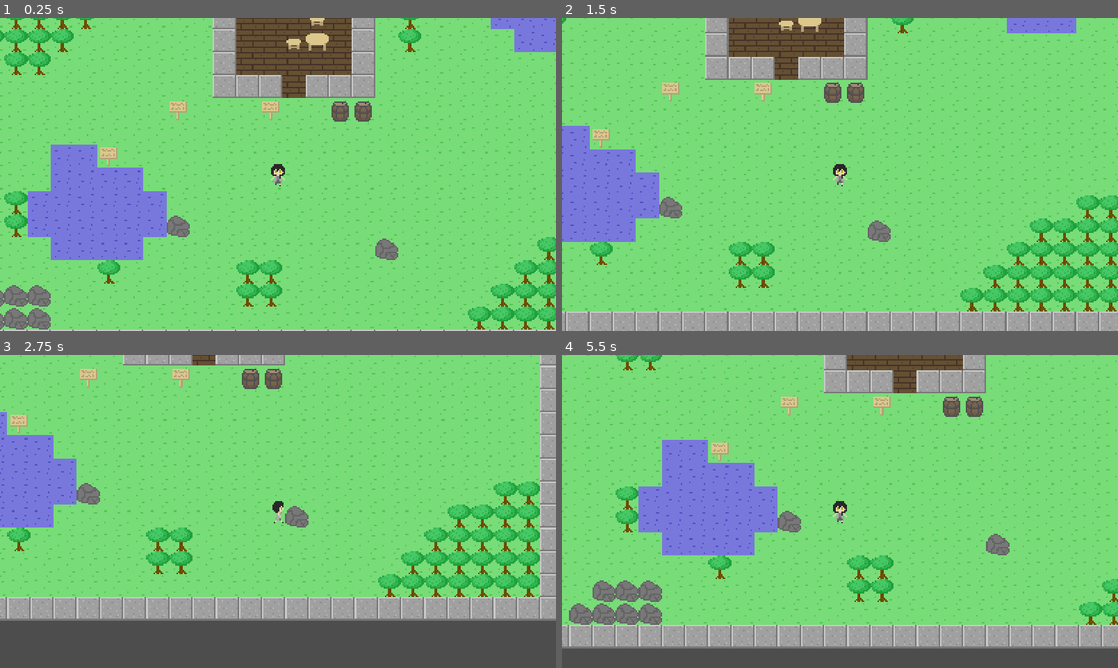
Above: before the commit, frames 1-4 (two rows, left to right).
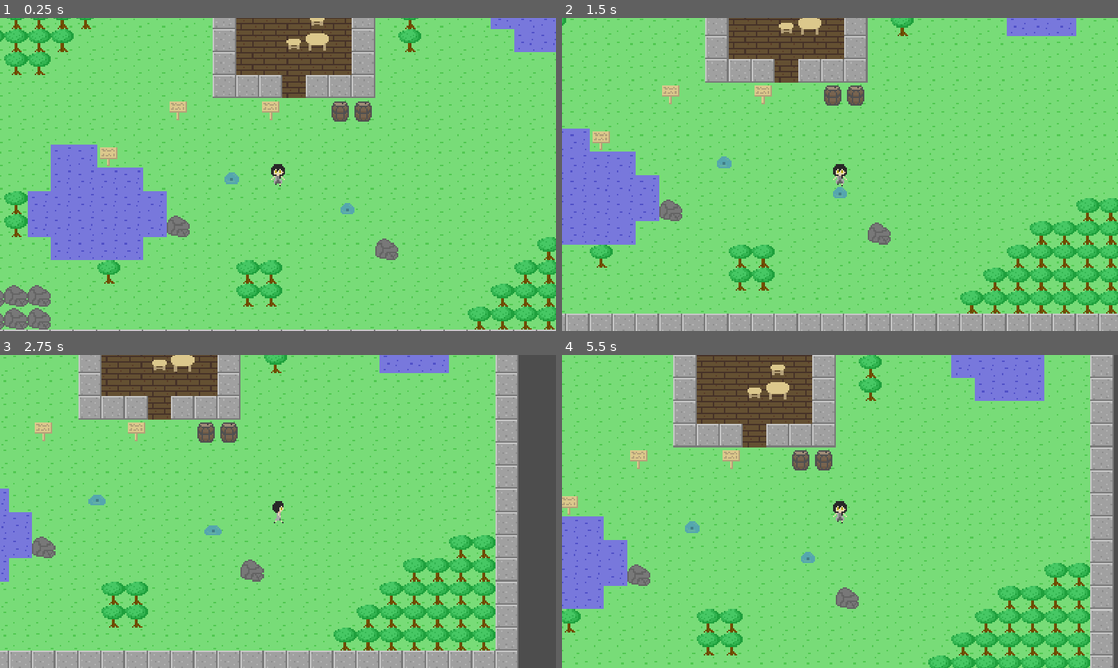
Above: after the commit, the same moments.

Repository: ktmage/test_game
Game: Godot game, scene res://main.tscn
The game is run twice, just before and just after one commit, with the same random seed, the same clock (stepped at 60 frames per second) and the same inputs.
Inputs:
- Up to frame 1 (0.25 s): no input
- Up to frame 2 (1.5 s): tap Enter at 0.5 s; hold Right (ui_right) 0.53-1.28 s; hold F (interact) 0.53-1.28 s; hold Down (ui_down) from 1.28 s (still down); tap F (interact) at 1.35 s
- Up to frame 3 (2.75 s): release Down (ui_down) at 2.03 s; hold Right (ui_right) from 2.03 s (still down); hold F (interact) from 2.03 s (still down)
- Up to frame 4 (5.5 s): release Right (ui_right) at 2.78 s; release F (interact) at 2.78 s; hold Up (ui_up) 2.78-3.53 s; tap F (interact) at 2.85, 4.35 s; hold F (interact) 3.53-4.28 s; hold Left (ui_left) 3.53-5.03 s; hold Down (ui_down) from 5.03 s (still down); hold F (interact) from 5.03 s (still down)

The runs differ from the first frame. In frame 1, 0.2% of the frame differs, in the area x 40-64%, y 49-63%; in frame 2, 13%; in frame 3, 50%; in frame 4, 51%, in the area x 0-100%, y 0-100%.

Commit message:
[update] : スライムをつくった
スライムです

Diff:
--- /dev/null
+++ b/entity/enemy/slime/slime.gd
@@ -0,0 +1,10 @@
+extends CharacterBody2D
+
+
+func _ready():
+	$Sprite2D/AnimationPlayer.play("idle")
+
+
+func _physics_process(delta):
+
+	move_and_slide()
--- /dev/null
+++ b/entity/enemy/slime/slime.tscn
@@ -0,0 +1,44 @@
+[gd_scene load_steps=6 format=3 uid="uid://70pitppp32an"]
+
+[ext_resource type="Script" path="res://entity/enemy/slime/slime.gd" id="1_xsqbi"]
+[ext_resource type="Texture2D" uid="uid://7i52p4kr6cjd" path="res://entity/enemy/slime/slime.png" id="2_o3cym"]
+
+[sub_resource type="Animation" id="Animation_hmqh3"]
+resource_name = "idle"
+loop_mode = 1
+tracks/0/type = "value"
+tracks/0/imported = false
+tracks/0/enabled = true
+tracks/0/path = NodePath(".:frame")
+tracks/0/interp = 1
+tracks/0/loop_wrap = true
+tracks/0/keys = {
+"times": PackedFloat32Array(0, 0.5),
+"transitions": PackedFloat32Array(1, 1),
+"update": 1,
+"values": [0, 1]
+}
+
+[sub_resource type="AnimationLibrary" id="AnimationLibrary_hscmv"]
+_data = {
+"idle": SubResource("Animation_hmqh3")
+}
+
+[sub_resource type="RectangleShape2D" id="RectangleShape2D_dunem"]
+size = Vector2(10, 9)
+
+[node name="Slime" type="CharacterBody2D"]
+script = ExtResource("1_xsqbi")
+
+[node name="Sprite2D" type="Sprite2D" parent="."]
+texture = ExtResource("2_o3cym")
+hframes = 2
+
+[node name="AnimationPlayer" type="AnimationPlayer" parent="Sprite2D"]
+libraries = {
+"": SubResource("AnimationLibrary_hscmv")
+}
+
+[node name="CollisionShape2D" type="CollisionShape2D" parent="."]
+position = Vector2(0, 1.5)
+shape = SubResource("RectangleShape2D_dunem")
--- a/entity/interaction_area.tscn
+++ /dev/null
@@ -1,11 +0,0 @@
-[gd_scene load_steps=2 format=3 uid="uid://bcesqqvfpsqec"]
-
-[ext_resource type="Script" path="res://entity/interaction_area.gd" id="1_5m6ph"]
-
-[node name="InteractionArea" type="Area2D"]
-collision_layer = 0
-collision_mask = 2
-script = ExtResource("1_5m6ph")
-
-[connection signal="body_entered" from="." to="." method="_on_body_entered"]
-[connection signal="body_exited" from="." to="." method="_on_body_exited"]
--- a/main.tscn
+++ b/main.tscn
@@ -1,8 +1,9 @@
-[gd_scene load_steps=5 format=3 uid="uid://l3suecgu468x"]
+[gd_scene load_steps=6 format=3 uid="uid://l3suecgu468x"]
 
 [ext_resource type="PackedScene" uid="uid://dp0etike2pqgs" path="res://map/test_map/test_map.tscn" id="1_6hrxc"]
 [ext_resource type="PackedScene" uid="uid://c7to6cf114d1x" path="res://entity/player/player.tscn" id="2_xl6nu"]
 [ext_resource type="PackedScene" uid="uid://d3ddpmlhpefuh" path="res://script/textbox_manager.tscn" id="3_ldgew"]
+[ext_resource type="PackedScene" uid="uid://70pitppp32an" path="res://entity/enemy/slime/slime.tscn" id="4_6do46"]
 
 [sub_resource type="GDScript" id="GDScript_54pf3"]
 script/source = "extends Node2D
@@ -33,3 +34,9 @@
 
 [node name="Player" parent="." instance=ExtResource("2_xl6nu")]
 position = Vector2(253, 388)
+
+[node name="Slime" parent="." instance=ExtResource("4_6do46")]
+position = Vector2(221, 389)
+
+[node name="Slime2" parent="." instance=ExtResource("4_6do46")]
+position = Vector2(301, 410)
